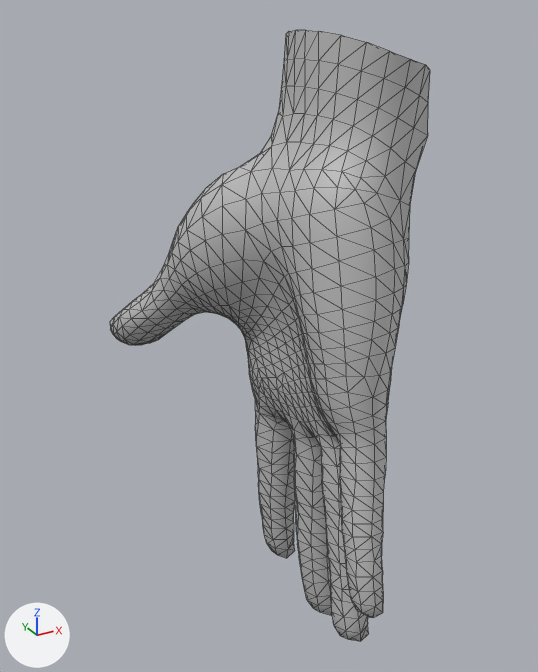
The glTF model mugyu-quest/lib/profiles/generic-hand/right.glb as it was, and as the next commit left it.
Rendered twice from a 50 mm camera at (-0.097, -0.206, 0.084) aimed at (0.021, 0.008, -0.023). Arrows for +X, +Y and +Z are at lower left; the lights stay in place. The older version comes first. Mesh edges are drawn as thin lines.

Names of what the first picture shows: 'r_handMeshNode'.
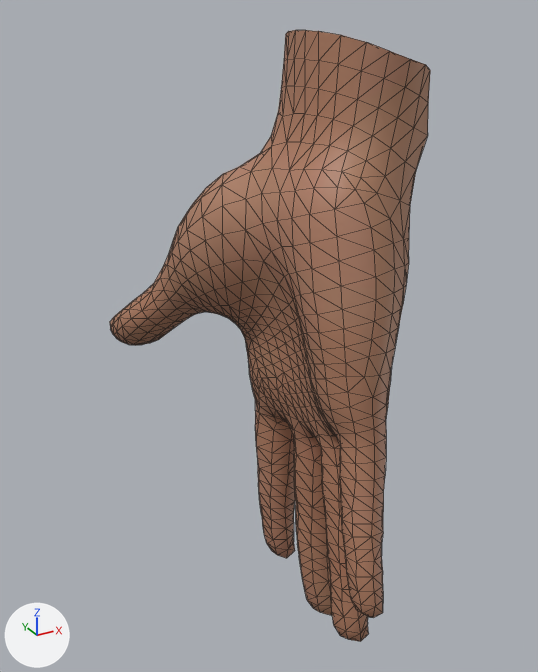
Changed parts and their boxes [x1, y1, x2, y2] in the pictures (538 x 672 px):
'r_handMeshNode', surface changed (grey to brown): [110, 30, 430, 642] in both

Edits to the bpy script that builds the scene:
```text
Add img_image_0:
    img_image_0 = load_image('Image_0', '_unpacked/Image_0', 512, 512, 'sRGB')
Change mat_lambert2:
    remove mat_lambert2.base_color = (0.5, 0.5, 0.5)  # grey #bcbcbc
    add mat_lambert2.texture = img_image_0
```
